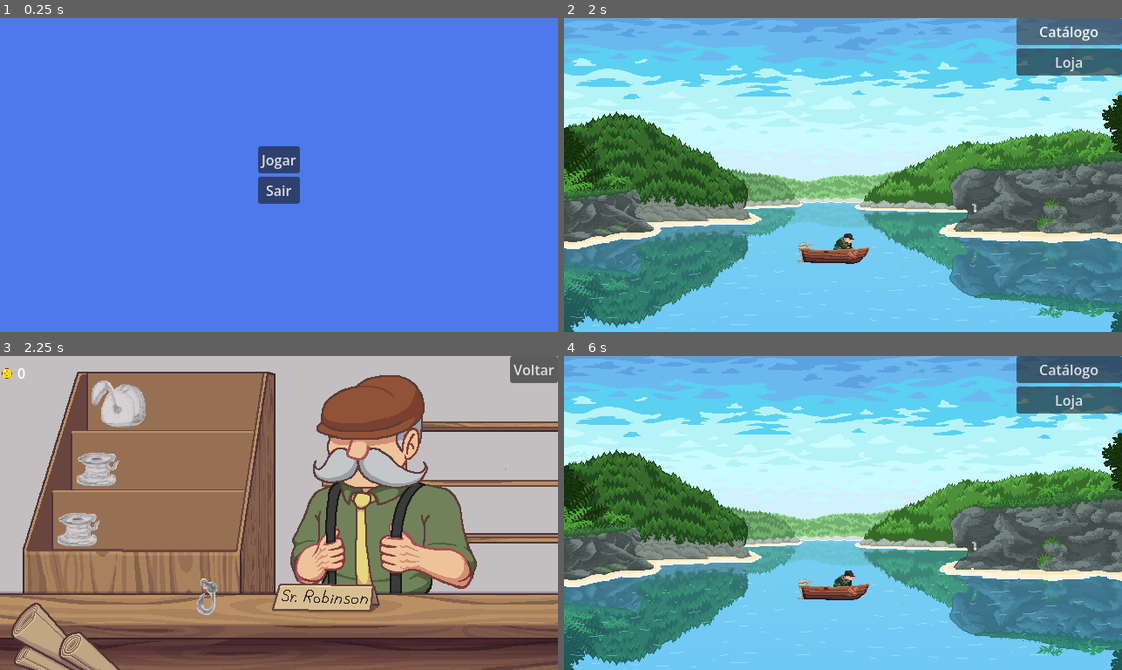
Above: before the commit, frames 1-4 (two rows, left to right).
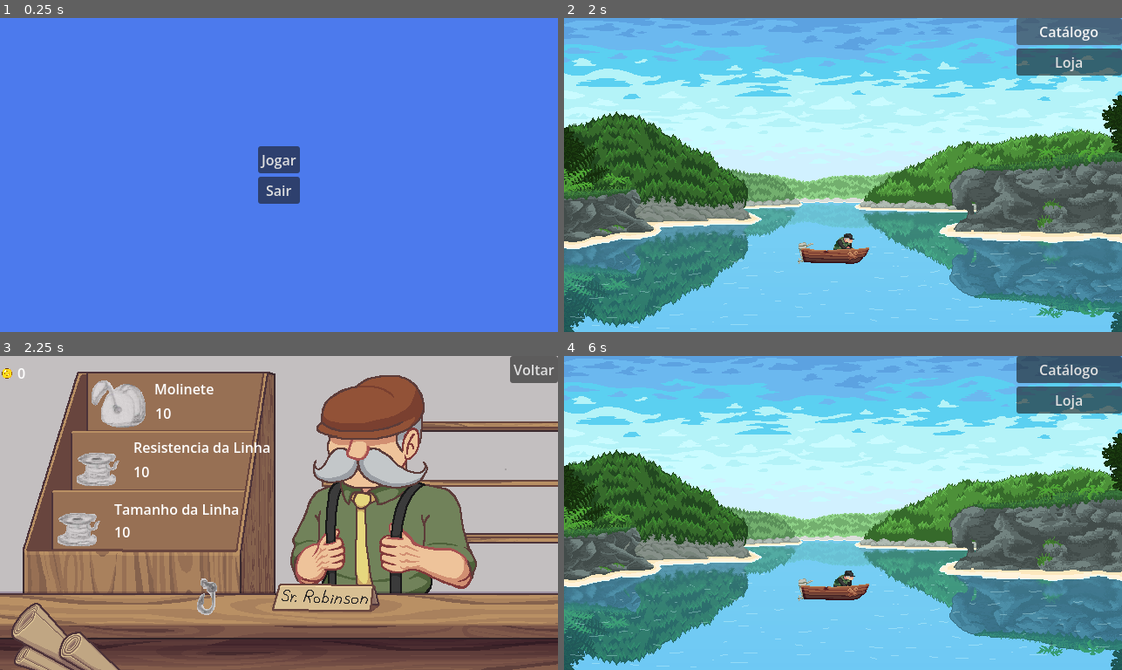
Above: after the commit, the same moments.

Repository: Bad-Onion/gyotaku
Game: Godot game, scene res://main.tscn
The game is run twice, just before and just after one commit, with the same random seed, the same clock (stepped at 60 frames per second) and the same inputs. Sound files missing from this copy of the repository are replaced by a short silence.
Inputs (mouse positions are in pixels of both pictures, inside the frame that each line leads up to):
- Up to frame 1 (0.25 s): no input
- Up to frame 2 (2 s): click "Jogar" at 0.5 s; click "Catálogo" at 1.25 s
- Up to frame 3 (2.25 s): click "Loja" at 2 s
- Up to frame 4 (6 s): click (681, 403) at 2.75 s; click (664, 475) at 3.5 s; click (642, 534) at 4.25 s; click (770, 600) at 5 s; click "Voltar" at 5.75 s

Frames 1-2 are identical in both runs. In frame 3, 1.0% of the frame differs, in the area x 20-49%, y 8-58%; in frame 4, nothing differs.

Commit message:
add names and prices to upgrades

Diff:
--- a/gyotaku/core/game_states/market_state.gd
+++ b/gyotaku/core/game_states/market_state.gd
@@ -5,12 +5,6 @@
 @export var market_ui: Control
 @export var upgrades: FishingUpgrades
 @export var economy_system: EconomySystem
-
-# Temporary fixed costs
-var reel_upgrade_cost: int = 10
-var line_strength_cost: int = 10
-var hook_depth_cost: int = 10
-var bait_cost: int = 10
 
 var _is_pausing: bool = false
 
@@ -74,22 +68,22 @@
 
 
 func _on_reel_upgraded() -> void:
-	if _try_purchase(reel_upgrade_cost):
+	if _try_purchase(upgrades.reel_cost):
 		if upgrades: upgrades.upgrade_reel()
 
 
 func _on_line_strength_upgraded() -> void:
-	if _try_purchase(line_strength_cost):
+	if _try_purchase(upgrades.line_strength_cost):
 		if upgrades: upgrades.upgrade_line_strength()
 
 
 func _on_line_size_upgraded() -> void:
-	if _try_purchase(hook_depth_cost):
+	if _try_purchase(upgrades.hook_depth_cost):
 		if upgrades: upgrades.upgrade_hook_depth()
 
 
 func _on_bait_upgraded() -> void:
-	if _try_purchase(bait_cost):
+	if _try_purchase(upgrades.bait_cost):
 		if upgrades: upgrades.upgrade_bait()
 
 
@@ -103,5 +97,5 @@
 		print("MarketState: You bought successfully")
 		return true
 
-	print("Not enough coins!") # Optional: Trigger a UI feedback signal here later
+	print("Not enough coins!") # Trigger a UI feedback signal here later
 	return false
--- a/gyotaku/main.tscn
+++ b/gyotaku/main.tscn
@@ -23,6 +23,7 @@
 [node name="MarketUI" parent="UIContainer" unique_id=1187940312 node_paths=PackedStringArray("economy_system") instance=ExtResource("3_kek77")]
 visible = false
 economy_system = NodePath("../../EconomySystem")
+upgrades = ExtResource("10_4c57u")
 
 [node name="PauseMenu" parent="UIContainer" unique_id=767540166 node_paths=PackedStringArray("economy_system") instance=ExtResource("2_1bvp3")]
 visible = false
--- a/gyotaku/scenes/mechanics/fishing_upgrade_mechanic/fishing_upgrades.gd
+++ b/gyotaku/scenes/mechanics/fishing_upgrade_mechanic/fishing_upgrades.gd
@@ -4,10 +4,23 @@
 
 signal upgrades_changed
 
+@export_group("Multipliers")
 @export var reel_force_multiplier: float = 2.0
 @export var hook_depth_multiplier: float = 1.0
-@export var line_strength_multiplier: float = 1.0
-@export var bait_attraction_multiplier: float = 1.0
+@export var line_strength_multiplier: float = 2.0
+@export var bait_attraction_multiplier: float = 2.0
+
+@export_group("Costs")
+@export var reel_cost: int = 10
+@export var hook_depth_cost: int = 10
+@export var line_strength_cost: int = 10
+@export var bait_cost: int = 10
+
+@export_group("Names")
+@export var reel_name: String = "Molinete"
+@export var hook_depth_name: String = "Tamanho da Linha"
+@export var line_strength_name: String = "Resistencia da Linha"
+@export var bait_name: String = "Isca"
 
 
 func upgrade_reel(amount: float = 0.2) -> void:
--- a/gyotaku/scenes/ui/market/market_ui.gd
+++ b/gyotaku/scenes/ui/market/market_ui.gd
@@ -9,6 +9,7 @@
 
 
 @export var economy_system: EconomySystem
+@export var upgrades: FishingUpgrades
 
 @onready var back_button: Button = %BackButton
 @onready var market_music: AudioStreamPlayer = %MarketMusic
@@ -18,6 +19,16 @@
 @onready var line_size_btn: TextureButton = %LineSizeUpgrade
 @onready var bait_btn: TextureButton = %FoodBaitUpgrade
 @onready var coin_hud: CoinHUD = %CoinHUD
+
+@onready var reel_name: Label = %SpinningReelName
+@onready var line_strength_name: Label = %LineStrengthName
+@onready var line_size_name: Label = %LineSizeName
+# @onready var bait_name: Label = %FoodBaitName
+
+@onready var reel_cost: Label = %SpinningReelPrice
+@onready var line_strength_cost: Label = %LineStrengthPrice
+@onready var line_size_cost: Label = %LineSizePrice
+# @onready var bait_cost: Label = %FoodBaitPrice
 
 var fade_tween: Tween
 
@@ -31,6 +42,9 @@
 	line_strength_btn.pressed.connect(func(): line_strength_upgrade_requested.emit())
 	line_size_btn.pressed.connect(func(): line_size_upgrade_requested.emit())
 	bait_btn.pressed.connect(func(): bait_upgrade_requested.emit())
+
+	_update_name_labels()
+	_update_cost_labels()
 
 
 func fade_in_music(duration: float = 1.5) -> void:
@@ -68,3 +82,23 @@
 func _on_coins_changed(total_coins: int, _added_amount: int) -> void:
 	if coin_hud:
 		coin_hud.update_coins(total_coins, 0)
+
+
+func _update_cost_labels() -> void:
+	if upgrades:
+		reel_cost.text = str(upgrades.reel_cost)
+		line_strength_cost.text = str(upgrades.line_strength_cost)
+		line_size_cost.text = str(upgrades.hook_depth_cost)
+		# bait_cost.text = str(upgrades.bait_cost)
+	else:
+		push_error("MarketUI: FishingUpgrades resource not assigned.")
+
+
+func _update_name_labels() -> void:
+	if upgrades:
+		reel_name.text = str(upgrades.reel_name)
+		line_strength_name.text = str(upgrades.line_strength_name)
+		line_size_name.text = str(upgrades.hook_depth_name)
+		# bait_name.text = str(upgrades.bait_name)
+	else:
+		push_error("MarketUI: FishingUpgrades resource not assigned.")
--- a/gyotaku/scenes/ui/market/market_ui.tscn
+++ b/gyotaku/scenes/ui/market/market_ui.tscn
@@ -40,6 +40,22 @@
 offset_bottom = 82.0
 texture_normal = ExtResource("2_2pdf6")
 
+[node name="SpinningReelName" type="Label" parent="UpgradesContainer/SpinningReelUpgrade" unique_id=884872513]
+unique_name_in_owner = true
+layout_mode = 0
+offset_left = 72.0
+offset_top = -2.0
+offset_right = 112.0
+offset_bottom = 21.0
+
+[node name="SpinningReelPrice" type="Label" parent="UpgradesContainer/SpinningReelUpgrade" unique_id=1732288878]
+unique_name_in_owner = true
+layout_mode = 0
+offset_left = 73.0
+offset_top = 26.0
+offset_right = 113.0
+offset_bottom = 49.0
+
 [node name="LineStrengthUpgrade" type="TextureButton" parent="UpgradesContainer" unique_id=769347759]
 unique_name_in_owner = true
 layout_mode = 0
@@ -49,6 +65,22 @@
 offset_bottom = 165.0
 texture_normal = ExtResource("3_yj7p1")
 
+[node name="LineStrengthName" type="Label" parent="UpgradesContainer/LineStrengthUpgrade" unique_id=1073644183]
+unique_name_in_owner = true
+layout_mode = 0
+offset_left = 65.0
+offset_top = -18.0
+offset_right = 105.0
+offset_bottom = 5.0
+
+[node name="LineStrengthPrice" type="Label" parent="UpgradesContainer/LineStrengthUpgrade" unique_id=1981538269]
+unique_name_in_owner = true
+layout_mode = 0
+offset_left = 65.0
+offset_top = 10.0
+offset_right = 105.0
+offset_bottom = 33.0
+
 [node name="LineSizeUpgrade" type="TextureButton" parent="UpgradesContainer" unique_id=429807092]
 unique_name_in_owner = true
 layout_mode = 0
@@ -57,6 +89,22 @@
 offset_right = 115.0
 offset_bottom = 234.0
 texture_normal = ExtResource("3_yj7p1")
+
+[node name="LineSizeName" type="Label" parent="UpgradesContainer/LineSizeUpgrade" unique_id=366391974]
+unique_name_in_owner = true
+layout_mode = 0
+offset_left = 65.0
+offset_top = -16.0
+offset_right = 105.0
+offset_bottom = 7.0
+
+[node name="LineSizePrice" type="Label" parent="UpgradesContainer/LineSizeUpgrade" unique_id=1165349670]
+unique_name_in_owner = true
+layout_mode = 0
+offset_left = 65.0
+offset_top = 10.0
+offset_right = 105.0
+offset_bottom = 33.0
 
 [node name="FoodBaitUpgrade" type="TextureButton" parent="UpgradesContainer" unique_id=198172311]
 unique_name_in_owner = true
